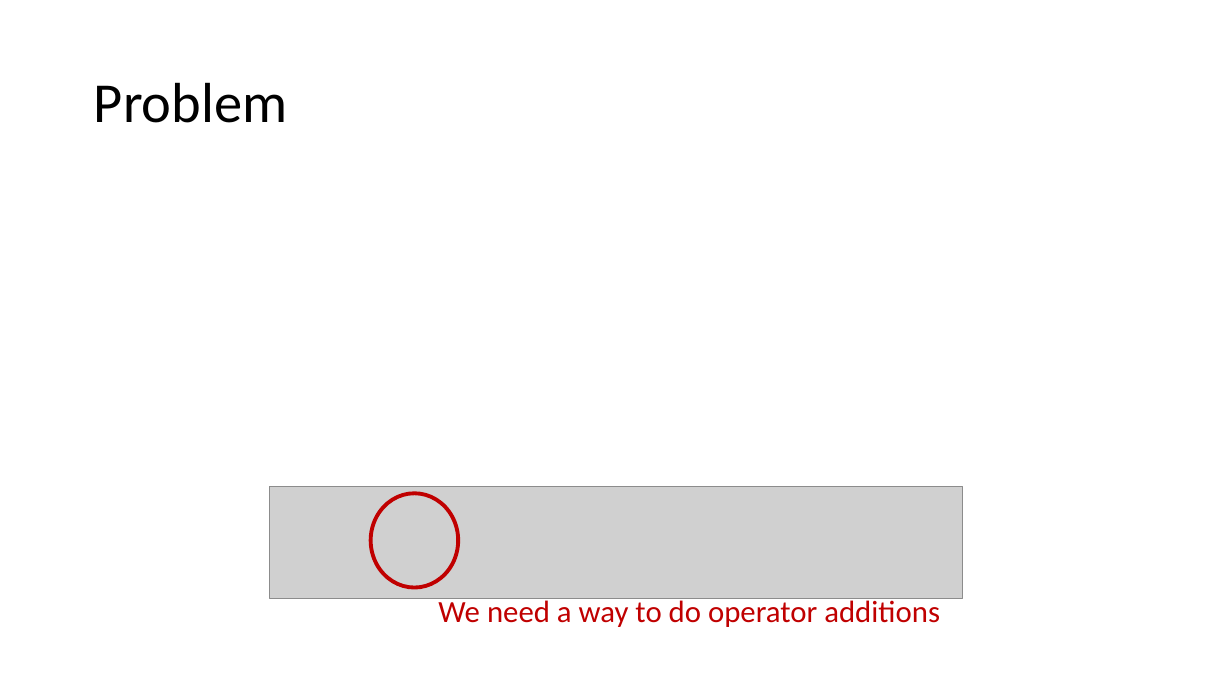
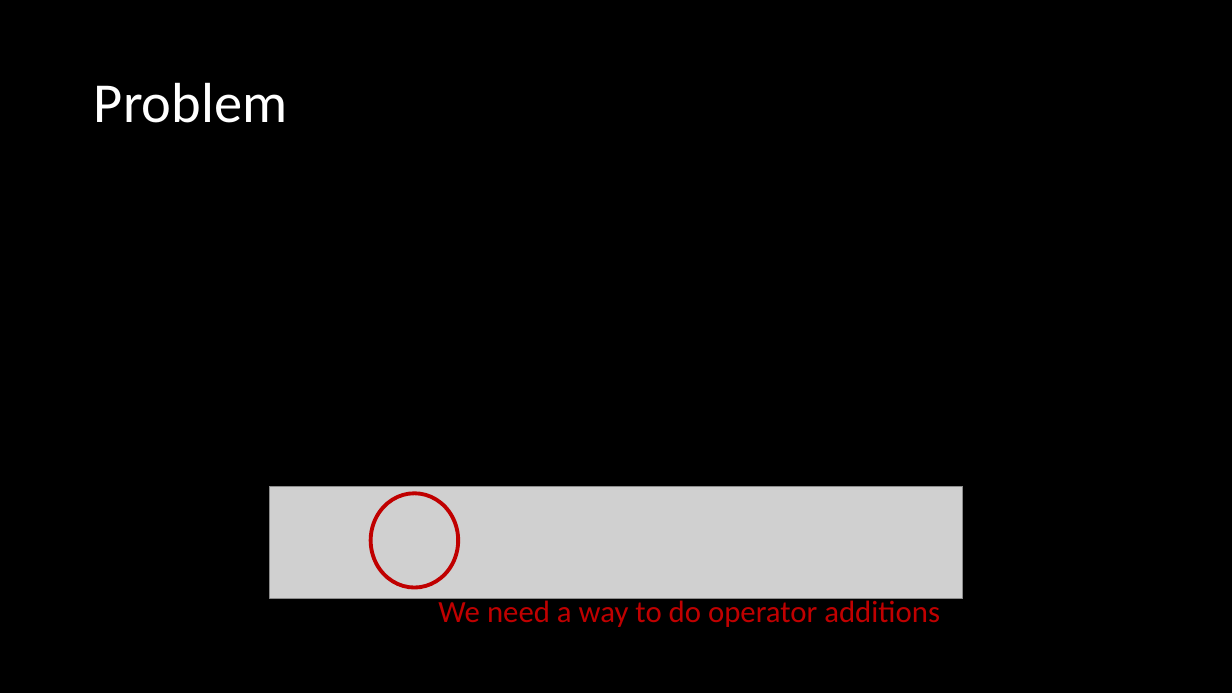
Before and after one commit to hoshitaro/32-Improved-Hamiltonian-Simulation, a slide deck: slide 2 of hackhackhack.pptx. Drawn at 1232x693 pixels with LibreOffice and Linux fonts; fonts in the diff are those of the drawing; grey boxes stand for pictures. Boxes give left, top, right and bottom in pixels: in the first picture for what was removed or moved away, otherwise in the second. Text is boxed around its words. In the diff, an @@ line names an element or a change of style, - is before the commit and + after.

```diff
--- a/hackhackhack.pptx
+++ b/hackhackhack.pptx
@@ background #FFFFFF to #000000 @@
@@ title "Problem" at (x1=94, y1=82, x2=287, y2=123): text colour #000000 to #FFFFFF @@
```
Also in this commit, not shown: 13 other slides changed, 1 slide added.
